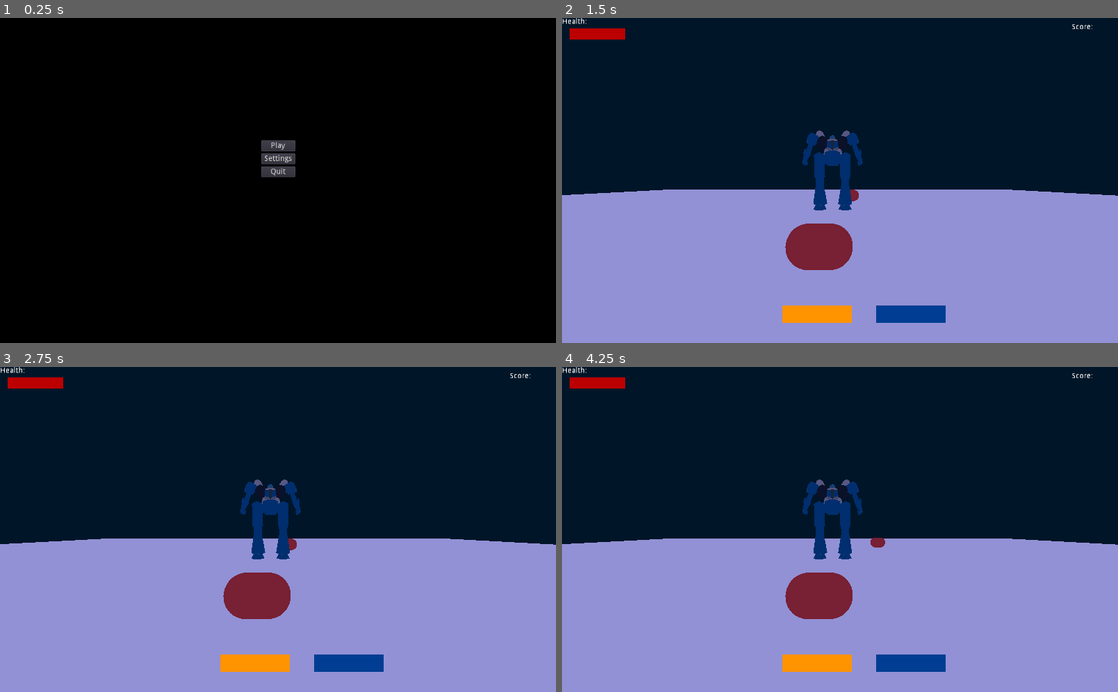
Above: before the commit, frames 1-4 (two rows, left to right).
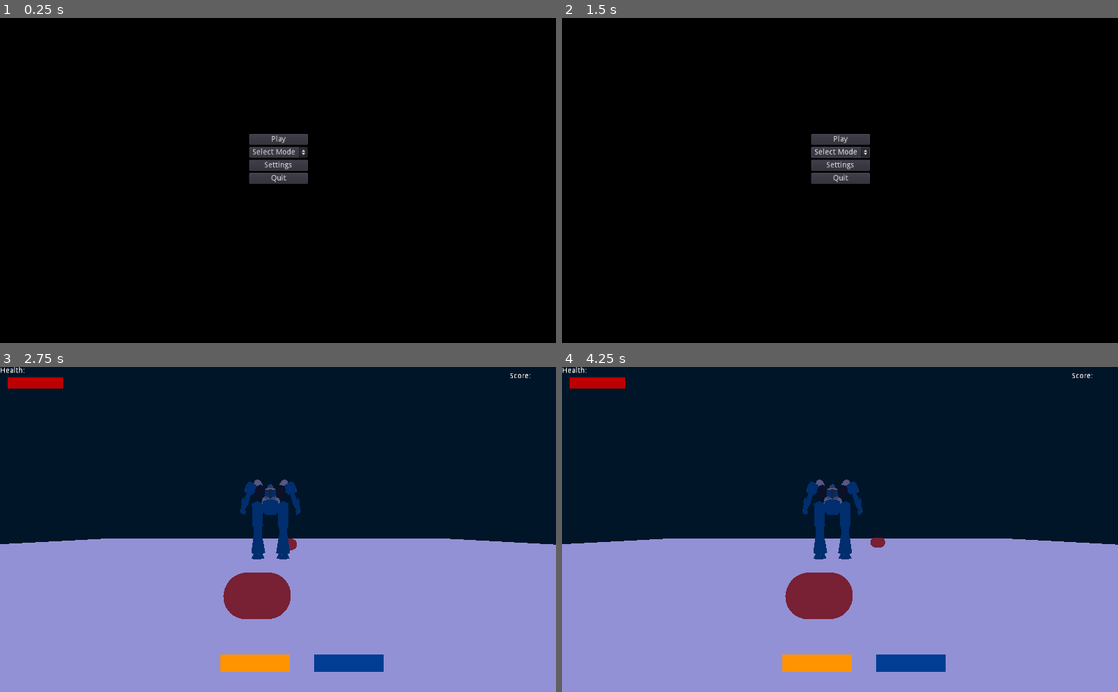
Above: after the commit, the same moments.

Repository: MIfeanyi/CyberFrame
Game: Godot game, scene res://Menu.tscn
Two runs of this game, one before a commit and one after it. Both use one fixed random seed, a clock stepped at 60 frames per second and the inputs below.
Inputs (mouse positions are in pixels of both pictures, inside the frame that each line leads up to):
- Up to frame 1 (0.25 s): no input
- Up to frame 2 (1.5 s): click (840, 151) at 0.5 s, where only the run after the commit has a clickable "Select Mode"; click "Play" at 1.25 s
- Up to frame 3 (2.75 s): click (278, 487) at 2 s, where only the run after the commit has a clickable "Play"
- Up to frame 4 (4.25 s): tap Enter (ui_accept) at 2.75, 3.02, 3.5, 3.77 s; hold L (ai_right) 2.78-3.53 s; tap Keypad 2 (cam_down) at 2.85 s; hold K (ai_down) from 3.53 s (still down); tap Keypad 8 (cam_up) at 3.6 s

The runs differ from the first frame. In frame 1, 1.2% of the frame differs, in the area x 44-56%, y 35-52%; in frame 2, 100%, in the area x 0-100%, y 0-100%; in frame 3, less than 0.1%; in frame 4, less than 0.1%.

Commit message:
new menu
Signed-off-by: Michael Redford <michaeliredford@gmail.com>

Diff:
--- a/Menu.tscn
+++ b/Menu.tscn
@@ -1,7 +1,8 @@
-[gd_scene load_steps=3 format=2]
+[gd_scene load_steps=4 format=2]
 
 [ext_resource path="res://Play.gd" type="Script" id=1]
-[ext_resource path="res://menu/Quit.gd" type="Script" id=2]
+[ext_resource path="res://menu/Mode.gd" type="Script" id=2]
+[ext_resource path="res://menu/Quit.gd" type="Script" id=3]
 
 [node name="Menu" type="Control"]
 anchor_right = 1.0
@@ -17,30 +18,37 @@
 alignment = 1
 
 [node name="VBoxContainer" type="VBoxContainer" parent="MainMenu/HBoxContainer"]
-margin_left = 481.0
-margin_right = 544.0
+margin_left = 474.0
+margin_right = 551.0
 margin_bottom = 520.0
 alignment = 1
 
 [node name="Play" type="Button" parent="MainMenu/HBoxContainer/VBoxContainer"]
-margin_top = 226.0
-margin_right = 63.0
-margin_bottom = 246.0
+margin_top = 214.0
+margin_right = 77.0
+margin_bottom = 234.0
 text = "Play"
 script = ExtResource( 1 )
 
+[node name="Mode" type="OptionButton" parent="MainMenu/HBoxContainer/VBoxContainer"]
+margin_top = 238.0
+margin_right = 77.0
+margin_bottom = 258.0
+text = "Mode"
+script = ExtResource( 2 )
+
 [node name="Settings" type="Button" parent="MainMenu/HBoxContainer/VBoxContainer"]
-margin_top = 250.0
-margin_right = 63.0
-margin_bottom = 270.0
+margin_top = 262.0
+margin_right = 77.0
+margin_bottom = 282.0
 text = "Settings"
 
 [node name="Quit" type="Button" parent="MainMenu/HBoxContainer/VBoxContainer"]
-margin_top = 274.0
-margin_right = 63.0
-margin_bottom = 294.0
+margin_top = 286.0
+margin_right = 77.0
+margin_bottom = 306.0
 text = "Quit"
-script = ExtResource( 2 )
+script = ExtResource( 3 )
 
 [node name="Settings" type="Control" parent="."]
 visible = false
--- /dev/null
+++ b/menu/Mode.gd
@@ -0,0 +1,13 @@
+extends OptionButton
+
+# Called when the node enters the scene tree for the first time.
+func _ready():
+	add_item("Select Mode")
+	add_item("Versus")
+	add_item("Time Limit")
+	add_item("Survival")
+	pass # Replace with function body.
+
+# Called every frame. 'delta' is the elapsed time since the previous frame.
+#func _process(delta):
+#	pass
